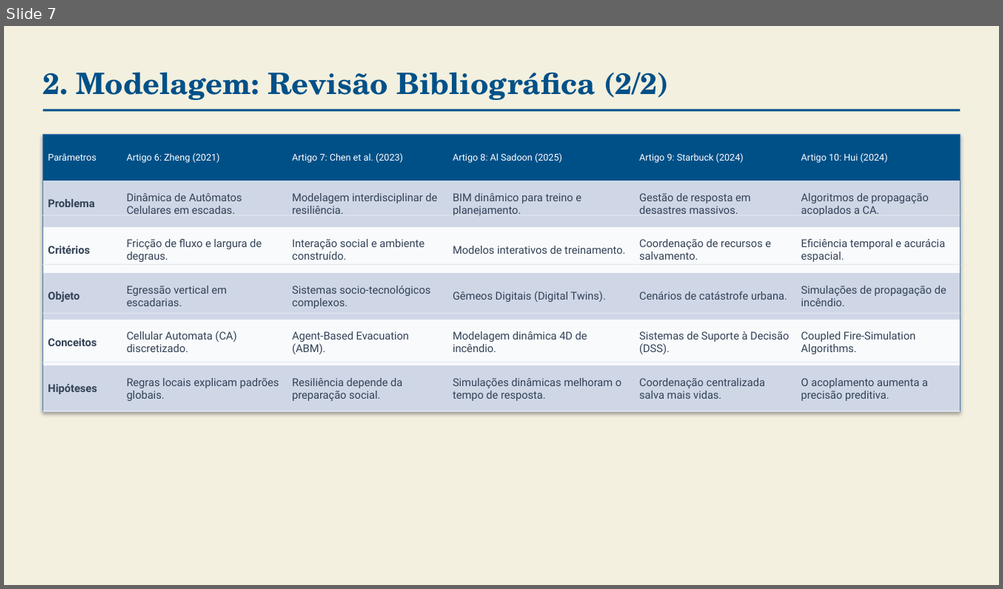
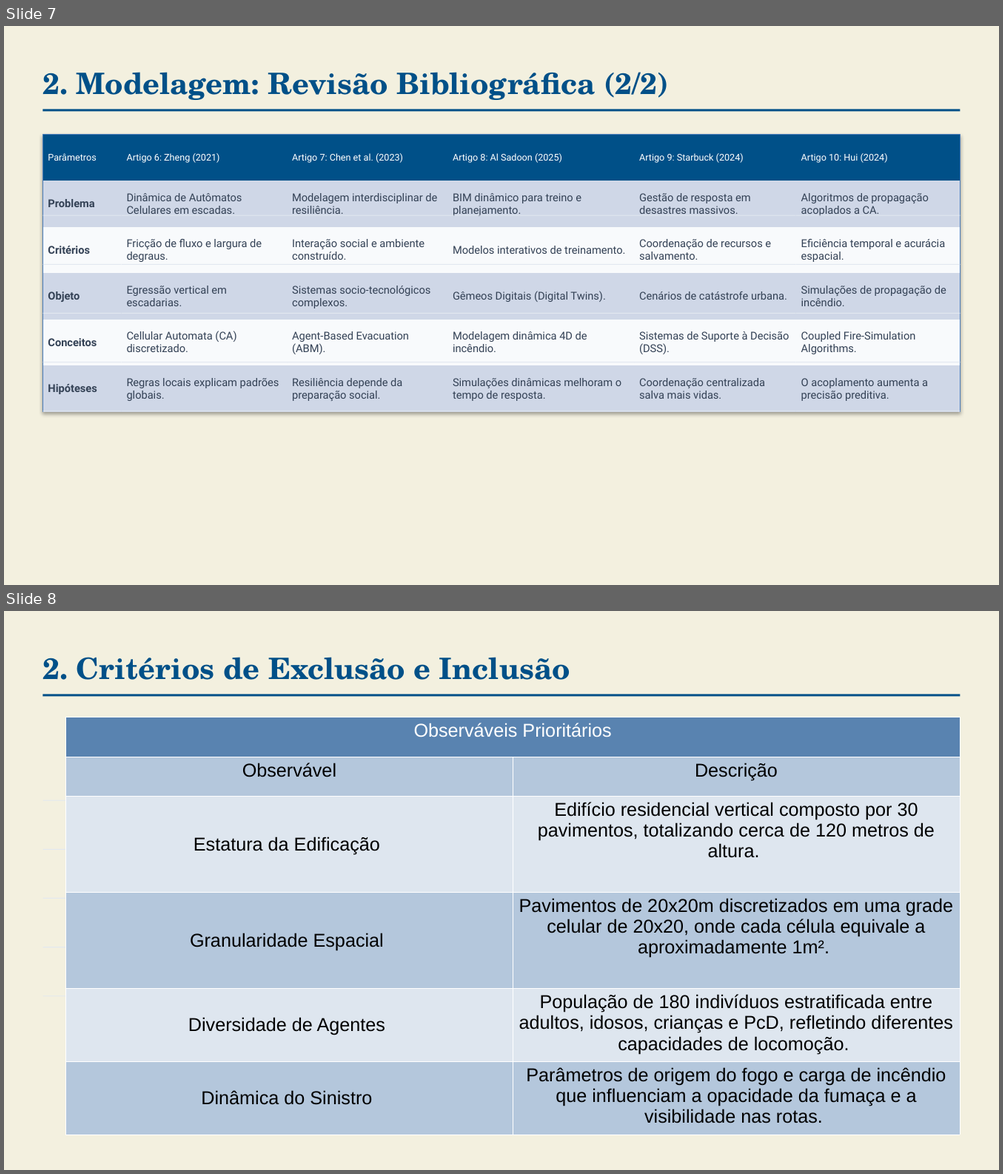
Before and after one commit to mattedi/Simulacao-2026, a slide deck: GustavoHProbst_FelipeBehling/Template_Seminario_Grupo_Gustavo_Revisado_1.pptx. Shown one above the other, each under a label of ours: slide 7 before the commit, slides 7 and 8 after it. The pictures are 1003x589 and 1003x1174 pixels, drawn with LibreOffice and Linux fonts; fonts in the diff are those of the drawing; background and template pictures are left out. Boxes give left, top, right and bottom in pixels: in the first picture for what was removed or moved away, otherwise in the second. Text is boxed around its words. In the diff, an @@ line names an element or a change of style, - is before the commit and + after.

```diff
--- a/GustavoHProbst_FelipeBehling/Template_Seminario_Grupo_Gustavo_Revisado_1.pptx
+++ b/GustavoHProbst_FelipeBehling/Template_Seminario_Grupo_Gustavo_Revisado_1.pptx
@@ slide 8 added at [4, 611, 999, 1170], background picture (left out) @@
@@ text added at [43, 657, 570, 680], 28.5 pt, text #005088, bold @@
+2. Critérios de Exclusão e Inclusão
@@ rectangle added at [42, 694, 960, 696], fill #005088 @@
@@ table added at [66, 718, 960, 1127], 6 rows, 2 columns @@
+Observáveis Prioritários | 
+Observável | Descrição
+Estatura da Edificação | Edifício residencial vertical composto por 30 pavimentos, totalizando cerca de 120 metros de altura.
+Granularidade Espacial | Pavimentos de 20x20m discretizados em uma grade celular de 20x20, onde cada célula equivale a aproximadamente 1m².
+Diversidade de Agentes | População de 180 indivíduos estratificada entre adultos, idosos, crianças e PcD, refletindo diferentes capacidades de locomoção.
+Dinâmica do Sinistro | Parâmetros de origem do fogo e carga de incêndio que influenciam a opacidade da fumaça e a visibilidade nas rotas.
@@ rectangle added at [42, 800, 121, 801], fill #E2E8F0 @@
@@ rectangle added at [121, 800, 287, 801], fill #E2E8F0 @@
@@ rectangle added at [287, 800, 447, 801], fill #E2E8F0 @@
@@ rectangle added at [447, 800, 634, 801], fill #E2E8F0 @@
@@ rectangle added at [634, 800, 797, 801], fill #E2E8F0 @@
@@ rectangle added at [796, 800, 960, 801], fill #E2E8F0 @@
@@ rectangle added at [42, 849, 121, 850], fill #E2E8F0 @@
@@ rectangle added at [121, 849, 287, 850], fill #E2E8F0 @@
@@ rectangle added at [287, 849, 447, 850], fill #E2E8F0 @@
@@ rectangle added at [447, 849, 634, 850], fill #E2E8F0 @@
@@ rectangle added at [634, 849, 797, 850], fill #E2E8F0 @@
@@ rectangle added at [796, 849, 960, 850], fill #E2E8F0 @@
@@ rectangle added at [42, 898, 121, 899], fill #E2E8F0 @@
@@ rectangle added at [121, 898, 287, 899], fill #E2E8F0 @@
@@ rectangle added at [287, 898, 447, 899], fill #E2E8F0 @@
@@ rectangle added at [447, 898, 634, 899], fill #E2E8F0 @@
@@ rectangle added at [634, 898, 797, 899], fill #E2E8F0 @@
@@ rectangle added at [796, 898, 960, 899], fill #E2E8F0 @@
@@ rectangle added at [42, 948, 121, 948], fill #E2E8F0 @@
@@ rectangle added at [121, 948, 287, 948], fill #E2E8F0 @@
@@ rectangle added at [287, 948, 447, 948], fill #E2E8F0 @@
@@ rectangle added at [447, 948, 634, 948], fill #E2E8F0 @@
@@ rectangle added at [634, 948, 797, 948], fill #E2E8F0 @@
@@ rectangle added at [796, 948, 960, 948], fill #E2E8F0 @@
@@ rectangle added at [42, 996, 121, 997], fill #E2E8F0 @@
@@ rectangle added at [121, 996, 287, 997], fill #E2E8F0 @@
@@ rectangle added at [287, 996, 447, 997], fill #E2E8F0 @@
@@ rectangle added at [447, 996, 634, 997], fill #E2E8F0 @@
@@ rectangle added at [634, 996, 797, 997], fill #E2E8F0 @@
@@ rectangle added at [796, 996, 960, 997], fill #E2E8F0 @@
```
Also in this commit, not shown: 11 slides changed, 1 other slide added.
